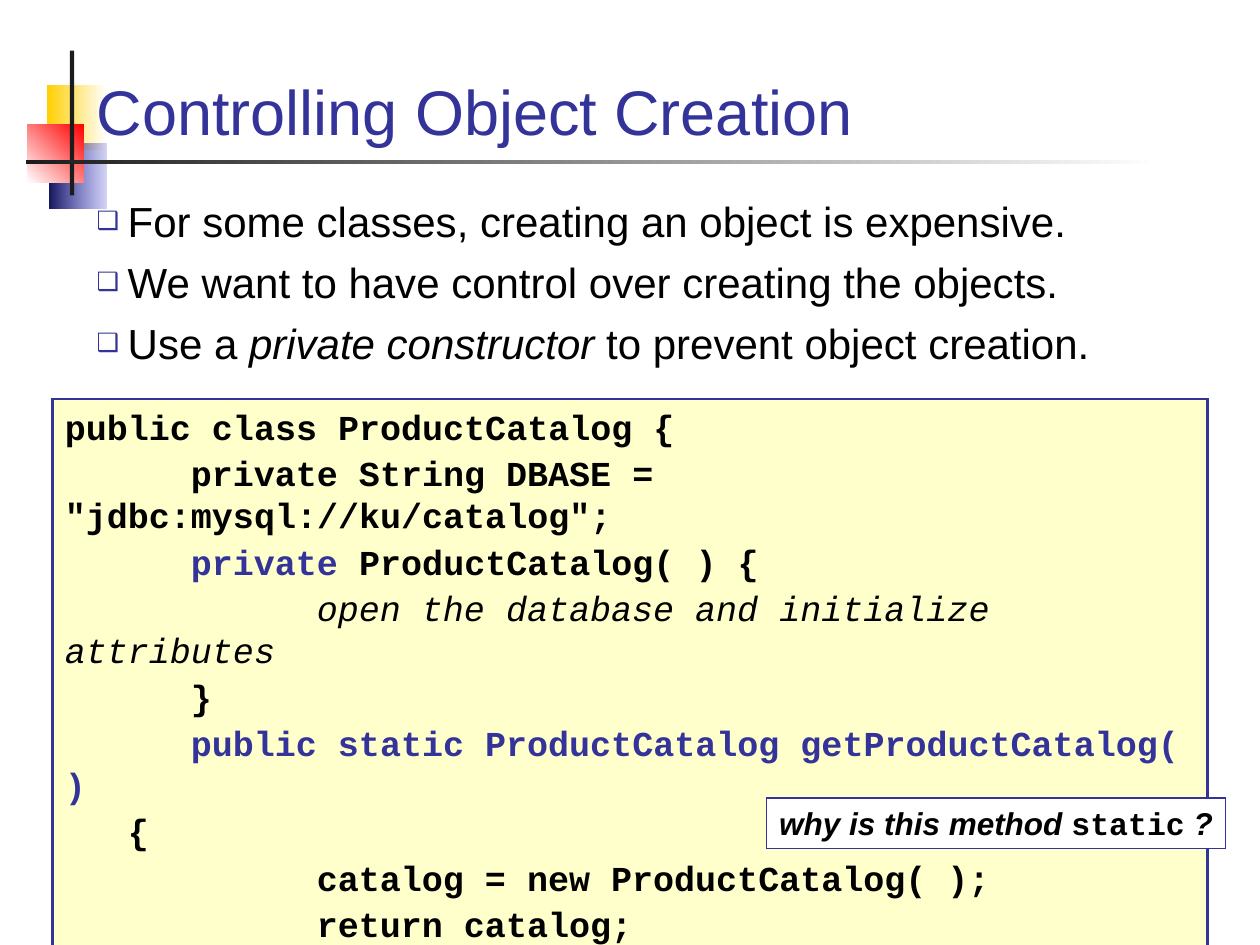
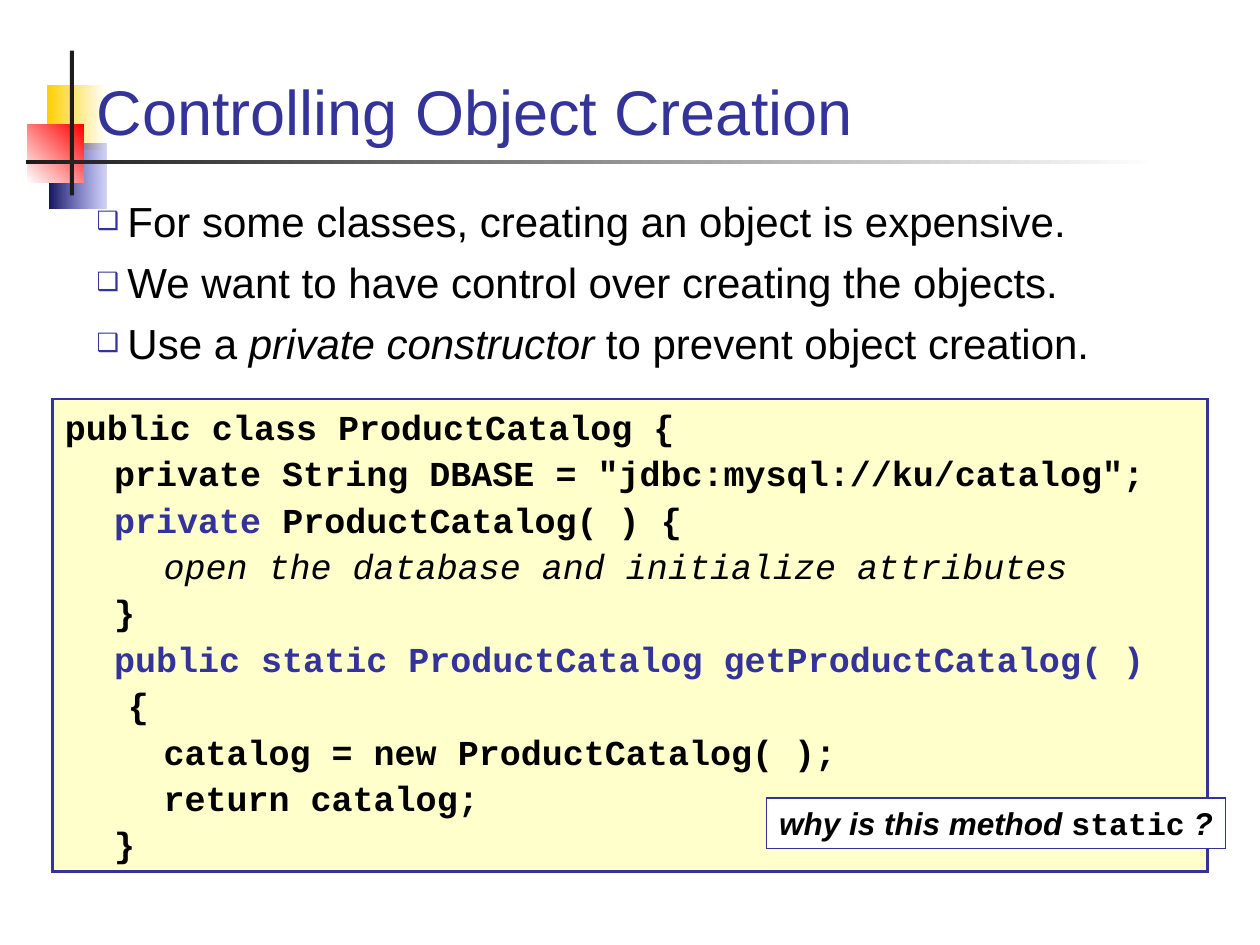
Before and after one commit to skeoop/skeoop.github.io, a slide deck: slide 47 of week3/R1-Review-OO-Concepts.ppt (slide 49 before the commit). Drawn at 1260x945 pixels with LibreOffice and Linux fonts; fonts in the diff are those of the drawing. Boxes give left, top, right and bottom in pixels: in the first picture for what was removed or moved away, otherwise in the second. Text is boxed around its words. In the diff, an @@ line names an element or a change of style, - is before the commit and + after.

Commit message:
Update review slides and remove unnecessary ones. OpenOffice screwed up some formatting.

```diff
--- a/week3/R1-Review-OO-Concepts.ppt
+++ b/week3/R1-Review-OO-Concepts.ppt
@@ text "For some classes, creating an ..." at [127,206,1089,367]: indent changed @@
@@ rectangle "public class ProductCatalog {": place and size @@
-rectangle "public class ProductCatalog {" at [53,399,1208,945]
+rectangle "public class ProductCatalog {" at [53,399,1208,872]
```
Also in this commit, not shown: 69 other slides changed, 3 slides removed, 1 other file.
